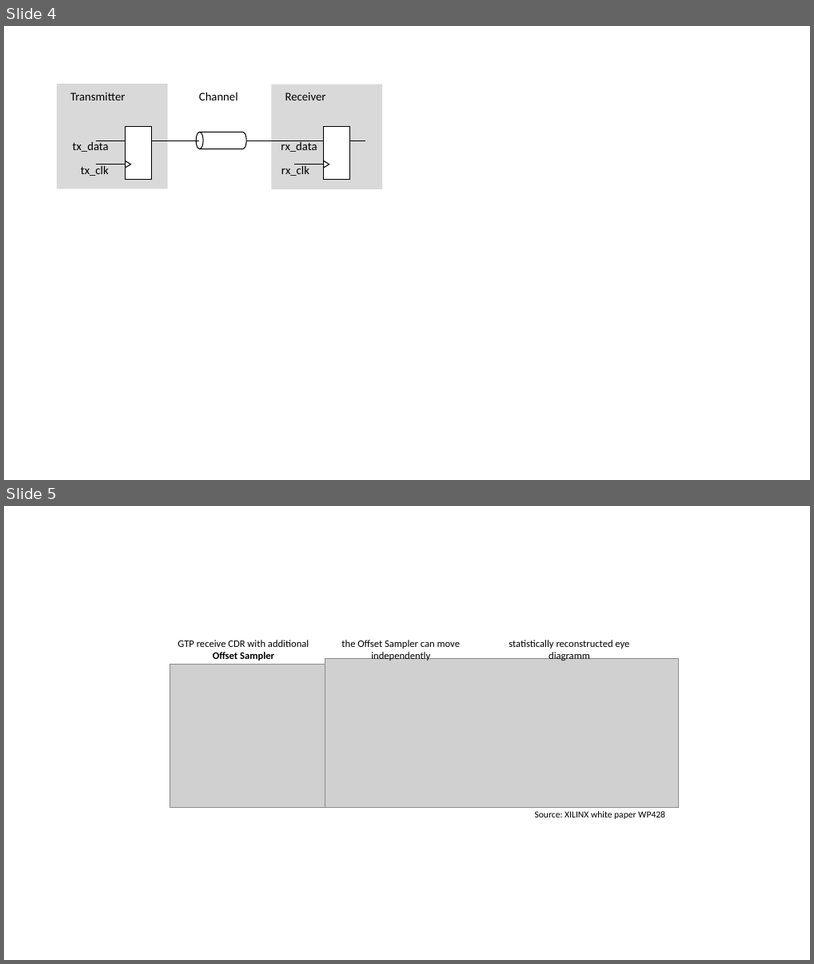
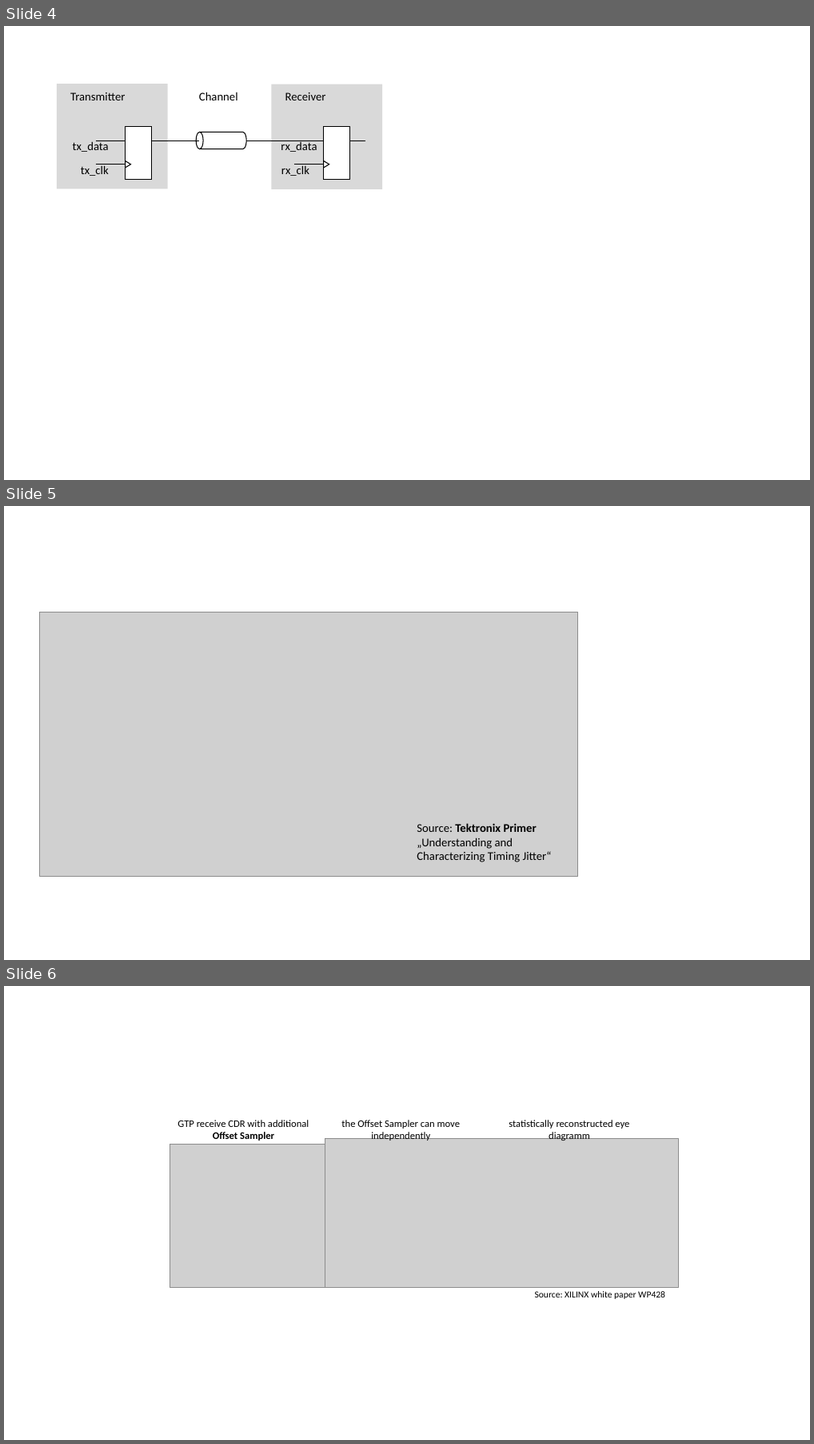
Before and after one commit to munich-ml/BER_tail_fit, a slide deck: images/images.pptx. Shown one above the other, each under a label of ours: slides 4 and 5 before the commit, slides 4, 5 and 6 after it. The pictures are 814x964 and 814x1444 pixels, drawn with LibreOffice and Linux fonts; fonts in the diff are those of the drawing; grey boxes stand for pictures. Boxes give left, top, right and bottom in pixels: in the first picture for what was removed or moved away, otherwise in the second. Text is boxed around its words. In the diff, an @@ line names an element or a change of style, - is before the commit and + after.

```diff
--- a/images/images.pptx
+++ b/images/images.pptx
@@ slide 5 added at box(4, 506, 810, 960), background #FFFFFF @@
@@ picture added at box(40, 612, 578, 876) @@
@@ text added at box(417, 823, 552, 862), 14 pt, text #000000 @@
+Source: Tektronix Primer „Understanding and Characterizing Timing Jitter“
@@ what was slide 5 is now slide 6 @@
```
Also in this commit, not shown: 2 other files.
